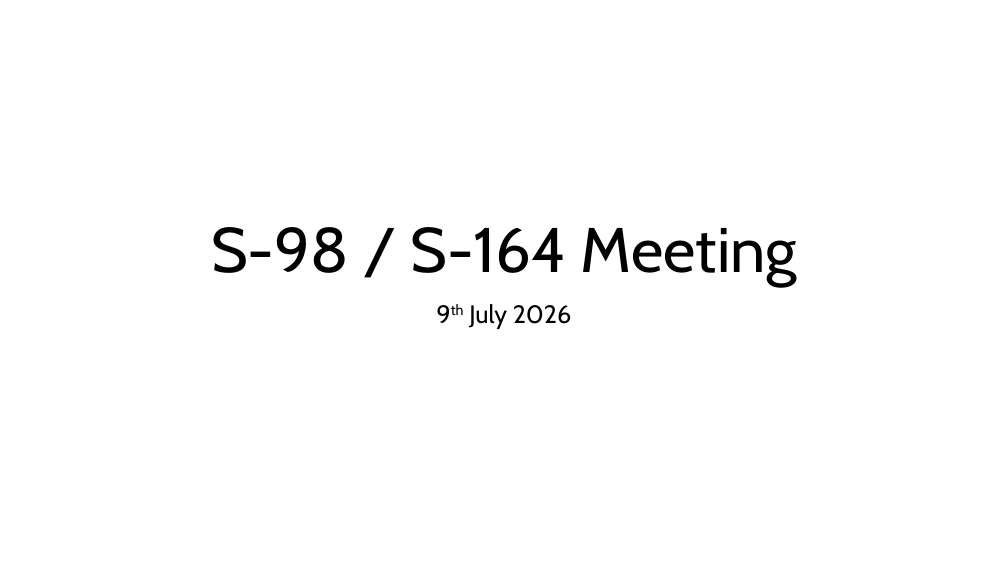
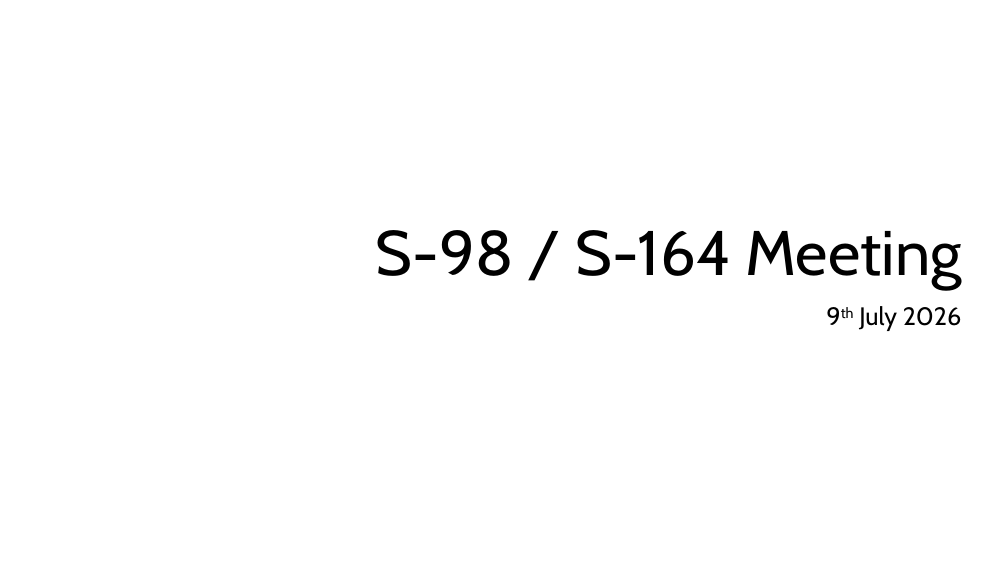
Before and after one commit to iho-ohi/98-interoperability, a slide deck: slide 1 of documents/3.0.0/s98Mtg_july2026.pptx. Drawn at 1008x567 pixels with LibreOffice and Linux fonts; fonts in the diff are those of the drawing. Boxes give left, top, right and bottom in pixels: in the first picture for what was removed or moved away, otherwise in the second. Text is boxed around its words. In the diff, an @@ line names an element or a change of style, - is before the commit and + after.

Commit message:
update

```diff
--- a/documents/3.0.0/s98Mtg_july2026.pptx
+++ b/documents/3.0.0/s98Mtg_july2026.pptx
@@ title "S-98 / S-164 Meeting": place and size @@
-title "S-98 / S-164 Meeting" at [211,227,797,287]
+title "S-98 / S-164 Meeting" at [376,230,962,289]
@@ title "S-98 / S-164 Meeting" at [376,230,962,289]: alignment centre to right @@
@@ subtitle "9th July 2026": place and size @@
-subtitle "9th July 2026" at [469,304,572,329]
+subtitle "9th July 2026" at [859,306,962,331]
@@ subtitle "9th July 2026" at [859,306,962,331]: alignment centre to right @@
```
Also in this commit, not shown: 1 other slide changed, 1 slide added, 1 slide removed.
